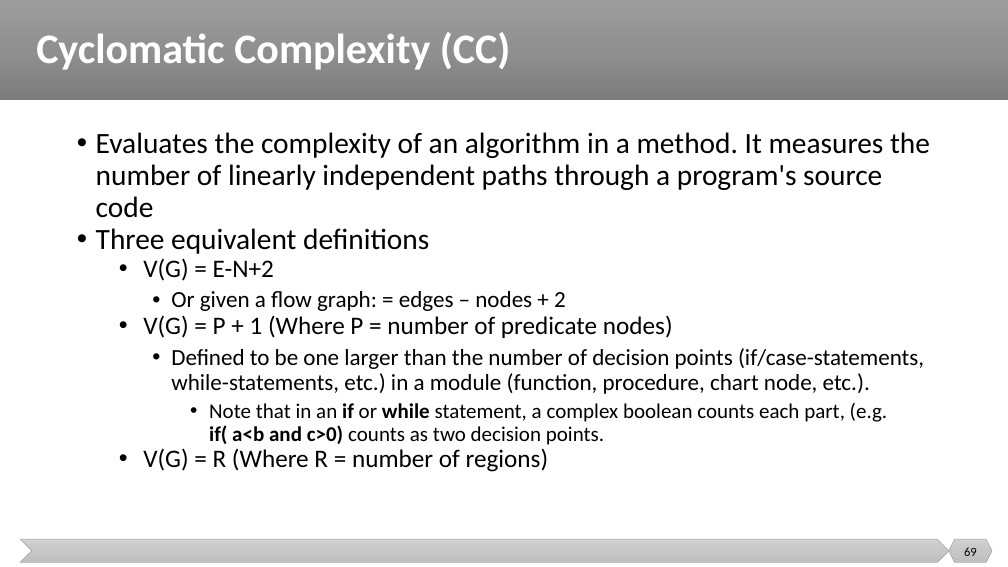
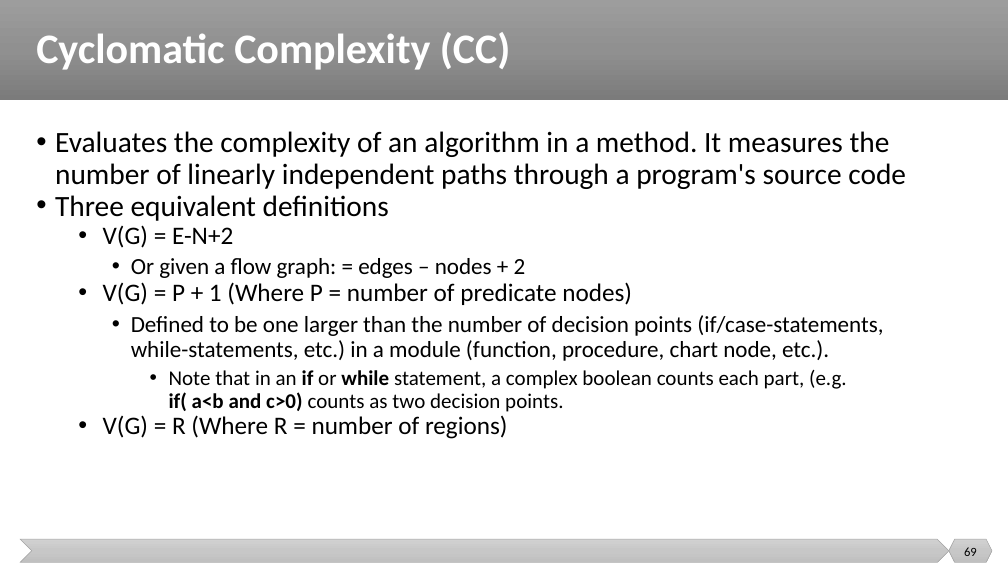
Before and after one commit to malenezi/malenezi, a slide deck: slide 69 of new_SE401/Lectures/7-Test Design Techniques/Structural Testing.pptx. Drawn at 1008x567 pixels with LibreOffice and Linux fonts; fonts in the diff are those of the drawing. Boxes give left, top, right and bottom in pixels: in the first picture for what was removed or moved away, otherwise in the second. Text is boxed around its words. In the diff, an @@ line names an element or a change of style, - is before the commit and + after.

```diff
--- a/new_SE401/Lectures/7-Test Design Techniques/Structural Testing.pptx
+++ b/new_SE401/Lectures/7-Test Design Techniques/Structural Testing.pptx
@@ text "Evaluates the complexity of an ..." rewrapped from bbox=[96, 132, 930, 472] to bbox=[55, 131, 906, 439] @@
```
Also in this commit, not shown: 7 other slides changed, 2 slides removed.
